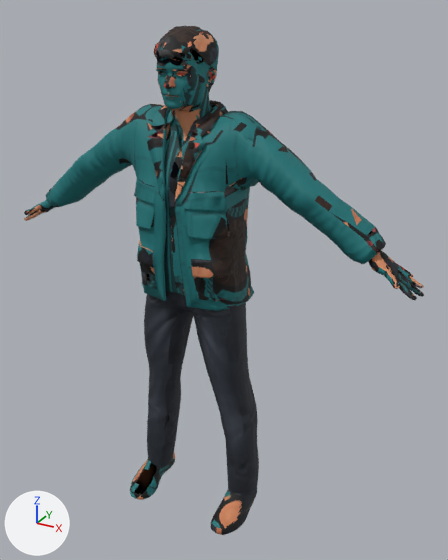
One commit to the FBX model Assets/Art/Characters/testcourier/testcourier.fbx: the scene before it, then after it.
Before and after are seen from a 50 mm camera at (1.095, -1.719, 1.886) aimed at (0.087, 0.114, 0.969). Every picture has the same lights, and +X, +Y and +Z are marked at lower left. The first picture is the older version. Objects named as collision shapes, trigger or cutter boxes, shadow casters or lower levels of detail are left out. Where no turn or scale is listed for an object, it has been applied to the vertices.

Objects in the first picture: 'testcourier_LOD0'.
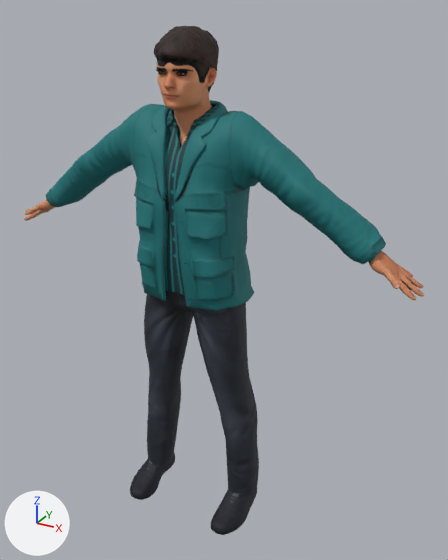
Location of each change, [x1, y1, x2, y2] in pixels of the pictures (448 x 560 px; the box of a moved part takes in the faces that stretch with it):
```json
{"part": 1, "of": "me_testcourier_lod0", "change": "moved or reshaped", "before": [161, 58, 212, 127], "after": [157, 47, 212, 128]}
{"part": 2, "of": "me_testcourier_lod0", "change": "moved or reshaped", "before": [397, 267, 424, 300], "after": [395, 264, 424, 300]}
{"part": 3, "of": "me_testcourier_lod0", "change": "surface changed", "before": [24, 27, 424, 535], "after": [24, 27, 424, 535]}
```

Scene script edits in JSON lines:
```json
{"block": "me_testcourier_lod0", "where": "# used by ob_testcourier_lod0; location = (0.0, 0.0, 0.0)"}
{"op": "remove", "block": "me_testcourier_lod0", "code": "me_testcourier_lod0.from_pydata(...)  # 13324 vertices, 24999 faces; spans x -0.81..0.8, y -0.14..0.22, z 0.0..1.83"}
{"op": "add", "block": "me_testcourier_lod0", "code": "me_testcourier_lod0.from_pydata(...)  # 13336 vertices, 24999 faces; spans x -0.81..0.8, y -0.14..0.22, z 0.0..1.83"}
{"block": "me_testcourier_lod0", "change": "me_testcourier_lod0 part 1: 67 vertices moved within x -0.09..0.08, y -0.07..0.13, z 1.54..1.74; 1 vertex removed from x -0.02, y -0.07, z 1.73; 50 vertices added at x -0.09..0.09, y -0.09..0.22, z 1.4..1.8"}
{"block": "me_testcourier_lod0", "change": "me_testcourier_lod0 part 2: 17 vertices moved within x 0.59..0.79, y -0.01..0.11, z 1.09..1.22; 21 vertices removed from x 0.57..0.63, y 0.03..0.07, z 1.21..1.25; 16 vertices added at x 0.59..0.76, y 0.03..0.12, z 1.11..1.23"}
{"block": "me_testcourier_lod0", "change": "me_testcourier_lod0 part 3: 18634 kept faces spanning x -0.81..0.8, y -0.14..0.22, z 0.0..1.83 get new texture (UV) coordinates"}
{"block": "me_testcourier_lod0", "change": "other edits to the shape of me_testcourier_lod0 do not show in these pictures"}
```
